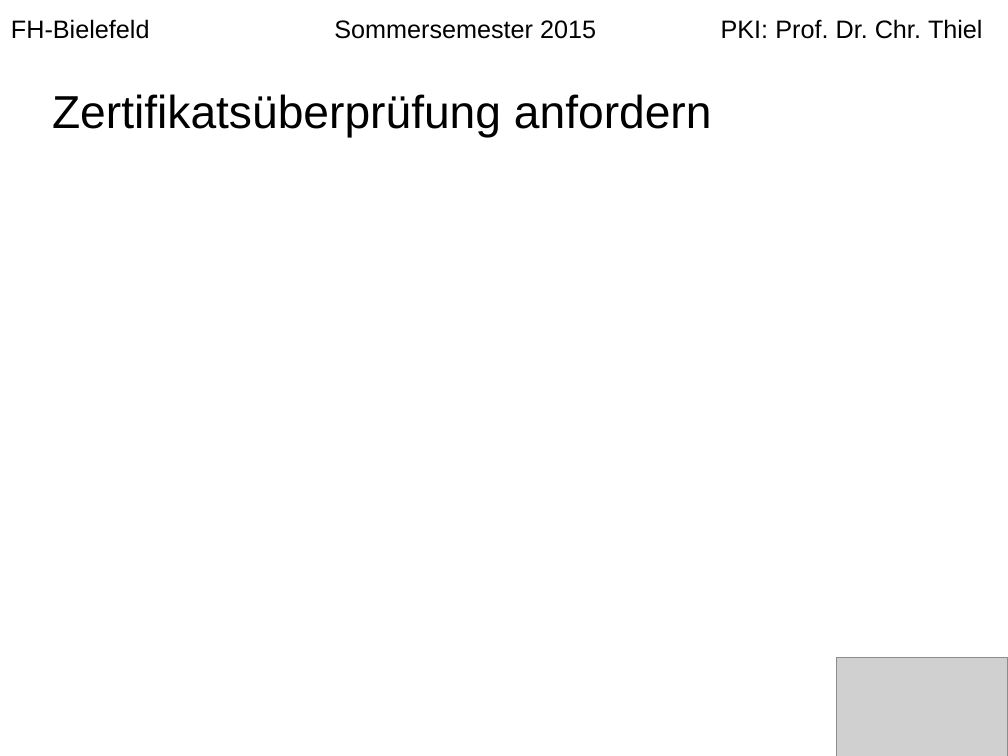
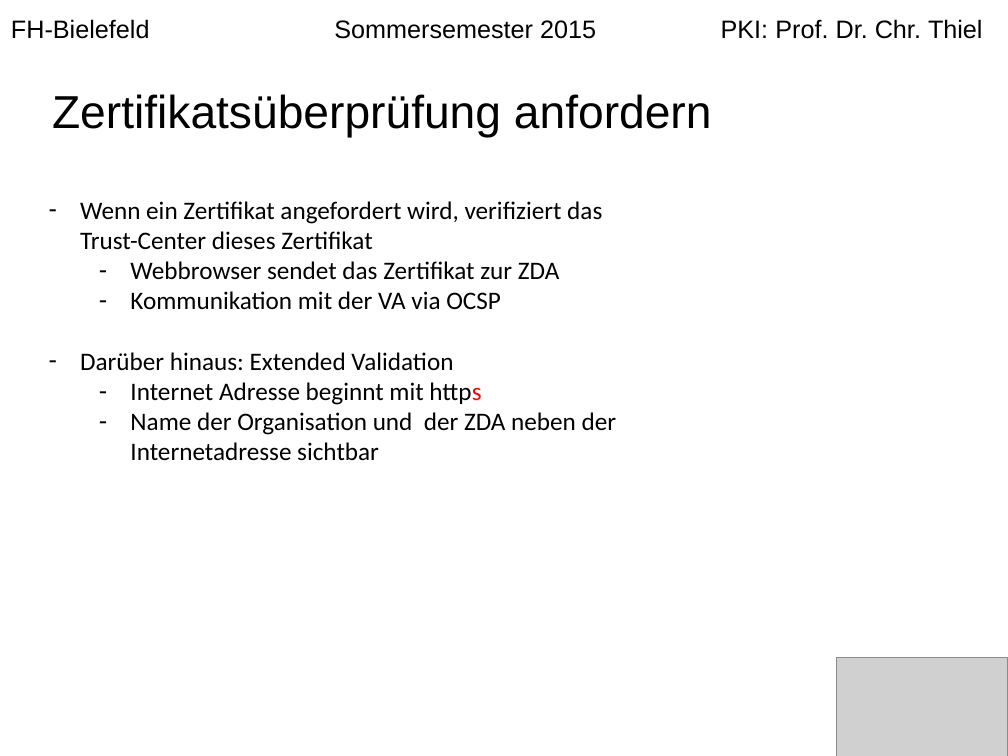
Before and after one commit to langec/pki, a slide deck: slide 9 of Erstellung_einer_PKI.pptx (slide 11 before the commit). Drawn at 1008x756 pixels with LibreOffice and Linux fonts; fonts in the diff are those of the drawing; grey boxes stand for pictures. Boxes give left, top, right and bottom in pixels: in the first picture for what was removed or moved away, otherwise in the second. Text is boxed around its words. In the diff, an @@ line names an element or a change of style, - is before the commit and + after.

```diff
--- a/Erstellung_einer_PKI.pptx
+++ b/Erstellung_einer_PKI.pptx
@@ text added at box(80, 201, 616, 461), 18 pt, text #000000 @@
+– Wenn ein Zertifikat angefordert wird, verifiziert das Trust-Center dieses Zertifikat
+  – Webbrowser sendet das Zertifikat zur ZDA
+  – Kommunikation mit der VA via OCSP
+– Darüber hinaus: Extended Validation
+  – Internet Adresse beginnt mit https
+  – Name der Organisation und der ZDA neben der Internetadresse sichtbar
```
Also in this commit, not shown: 3 other slides changed.
